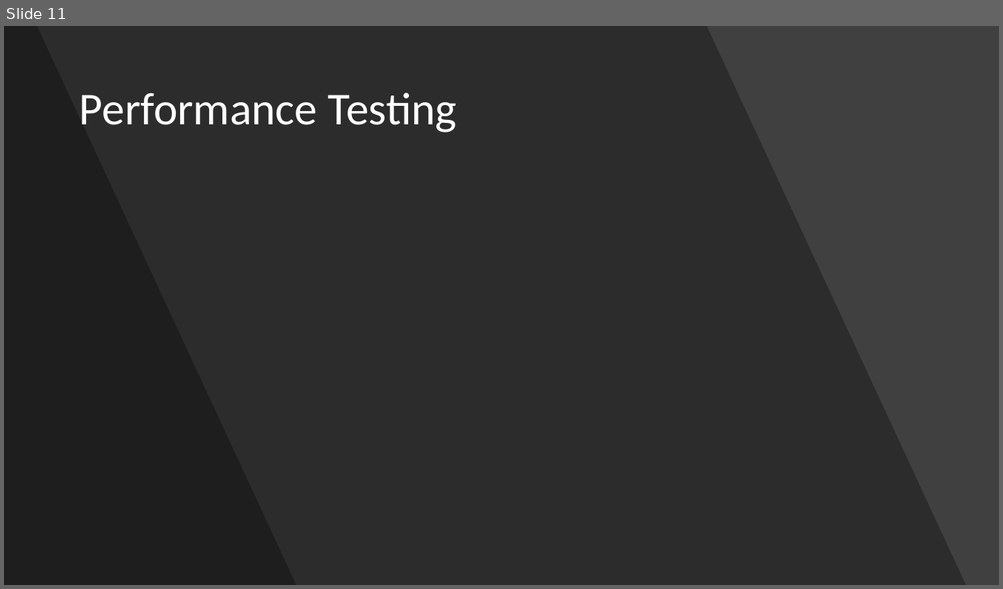
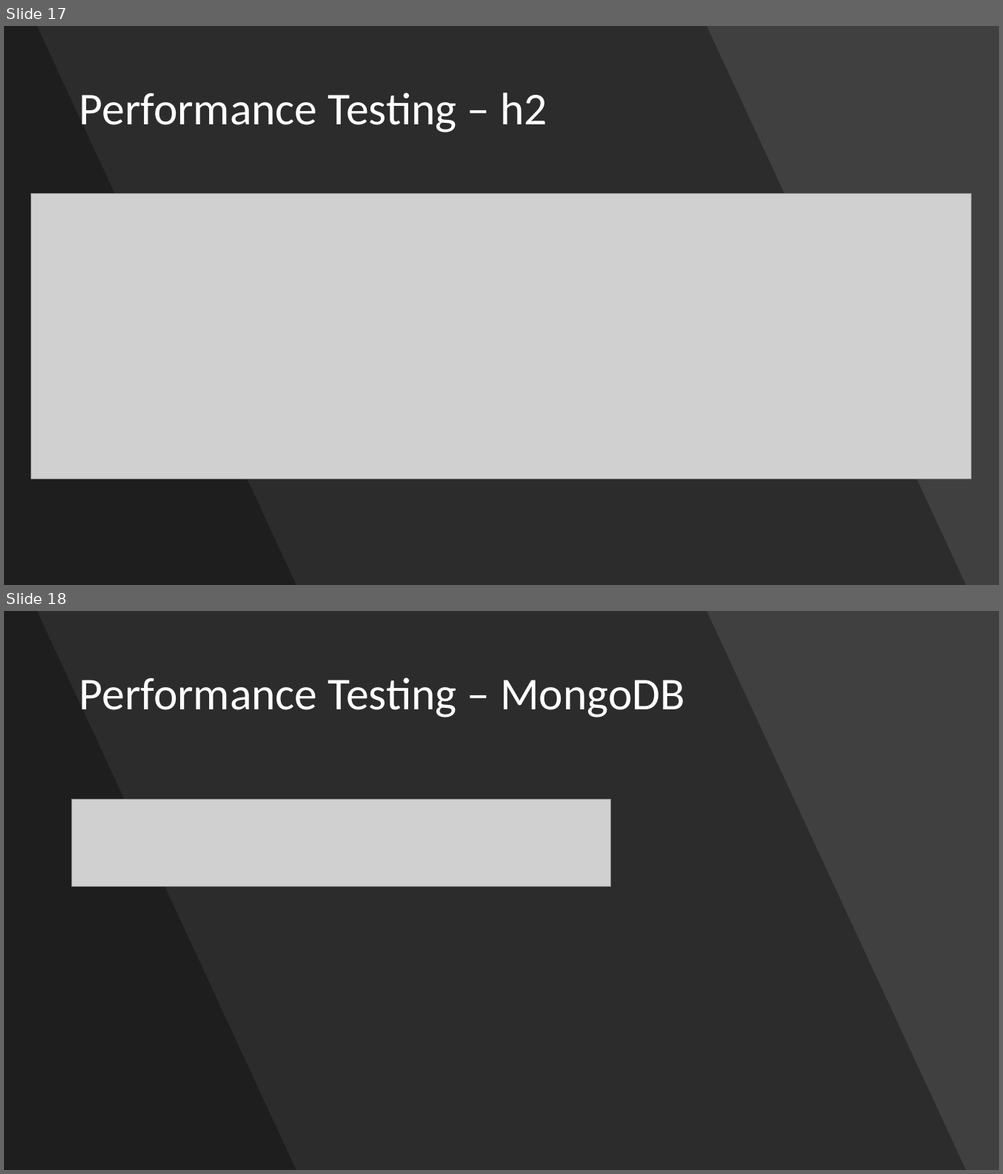
Before and after one commit to webbureaucrat/learn-duel, a slide deck: swar_learn_duel.pptx. Shown one above the other, each under a label of ours: slide 11 before the commit, slides 17 and 18 after it. The pictures are 1003x589 and 1003x1174 pixels, drawn with LibreOffice and Linux fonts; fonts in the diff are those of the drawing; grey boxes stand for pictures. Boxes give left, top, right and bottom in pixels: in the first picture for what was removed or moved away, otherwise in the second. Text is boxed around its words. In the diff, an @@ line names an element or a change of style, - is before the commit and + after.

```diff
--- a/swar_learn_duel.pptx
+++ b/swar_learn_duel.pptx
@@ slide 18 added at <box>4,611,999,1170</box>, background #404040 @@
@@ freeform shape added at <box>4,611,966,1170</box>, fill #000000 at 30% opacity @@
@@ freeform shape added at <box>4,611,296,1170</box>, fill #000000 at 30% opacity @@
@@ title added at <box>79,678,685,718</box>, 44 pt, text #FFFFFF @@
+Performance Testing – MongoDB
@@ picture added at <box>72,799,611,886</box> @@
@@ what was slide 11 is now slide 17 @@
@@ slide 17 changed as well @@
@@ title at <box>79,93,547,133</box>: text changed @@
-Performance Testing
+Performance Testing – h2
@@ picture added at <box>31,194,972,479</box> @@
```
Also in this commit, not shown: 8 other slides changed, 10 other slides added, 2 slides removed.
